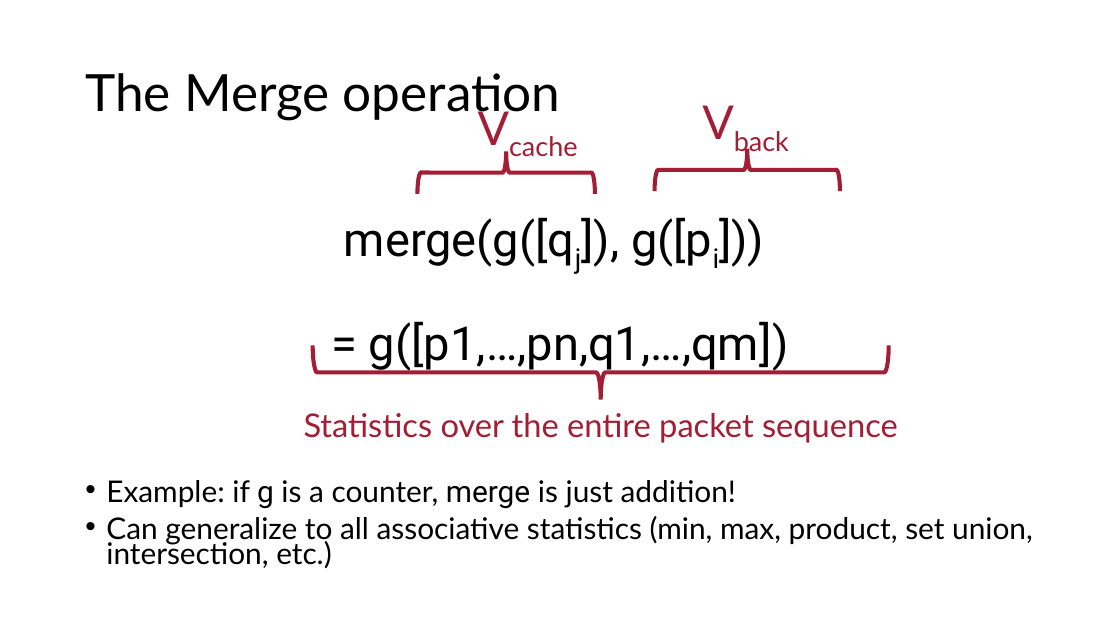
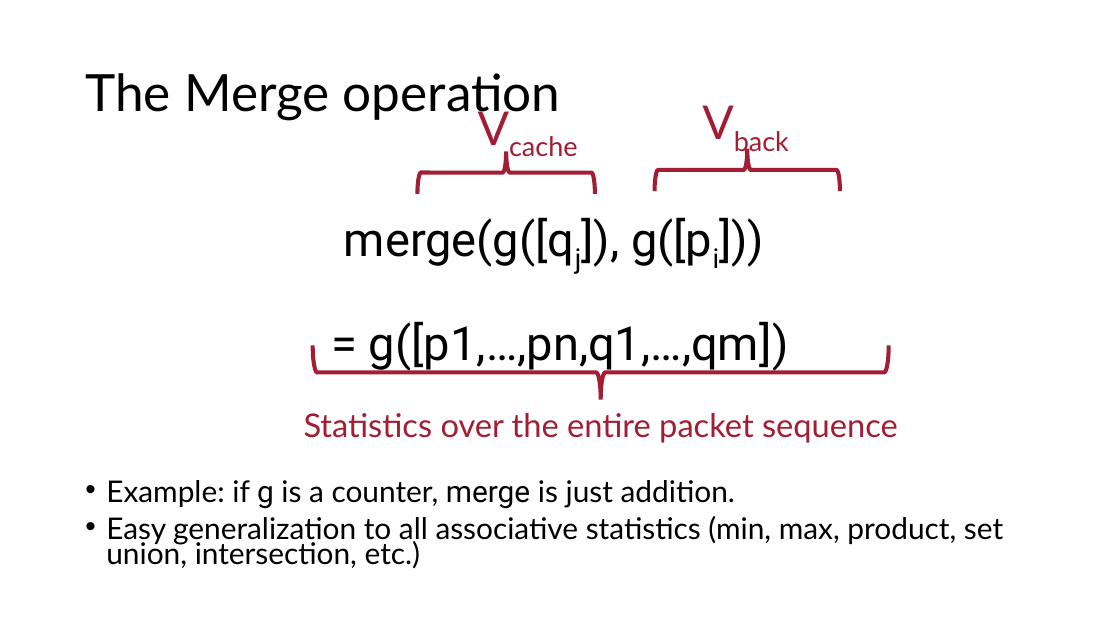
Before and after one commit to anirudhSK/pifo-domino-marple-ppts, a slide deck: slide 47 of uw_talk.pptx. Drawn at 1120x630 pixels with LibreOffice and Linux fonts; fonts in the diff are those of the drawing. Boxes give left, top, right and bottom in pixels: in the first picture for what was removed or moved away, otherwise in the second. Text is boxed around its words. In the diff, an @@ line names an element or a change of style, - is before the commit and + after.

```diff
--- a/uw_talk.pptx
+++ b/uw_talk.pptx
@@ text at bbox=[106, 480, 1003, 568]: text changed @@
-• Example: if g is a counter, merge is just addition!
-• Can generalize to all associative statistics (min, max, product, set union, intersection, etc.)
+• Example: if g is a counter, merge is just addition.
+• Easy generalization to all associative statistics (min, max, product, set union, intersection, etc.)
```
Also in this commit, not shown: 13 other slides changed, 1 slide added.
